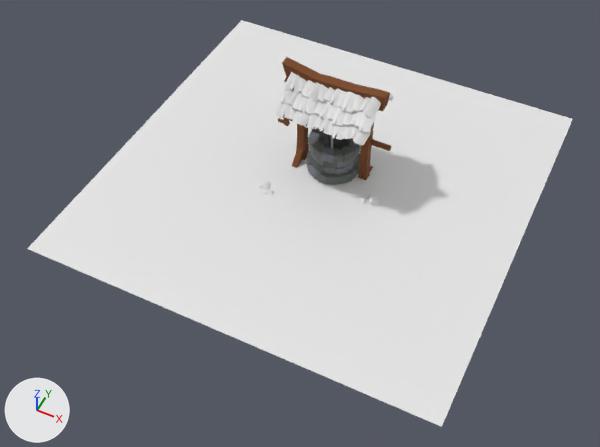
What one commit did to the Blender file Blender/LowPolyWellTutorial.blend.
Both versions are drawn from a 50 mm lens placed at (8.66, -18.89, 20.87), pointed at (0.31, -2.19, -0.01). Every picture has the same lights, and +X, +Y and +Z are marked at lower left. The picture after the commit comes second.
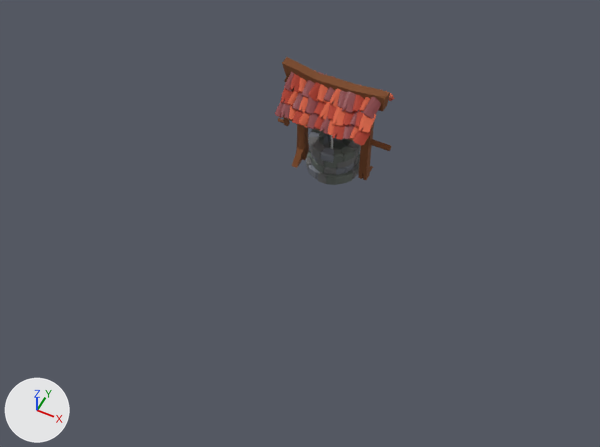
Diff of the bpy script that builds the scene:
```diff
--- a/Blender/LowPolyWellTutorial.blend.py
+++ b/Blender/LowPolyWellTutorial.blend.py
@@ mat_tile3 @@
+mat_tile3 = principled_material('Tile3')
+mat_tile3.base_color = (0.258, 0.0494, 0.0547)  # brown #8b3f42
@@ mat_tile2 @@
+mat_tile2 = principled_material('Tile2')
+mat_tile2.base_color = (0.689, 0.125, 0.0563)  # orange #d86343
+mat_tile2.roughness = 0.824
@@ me_cube_009 @@
 me_cube_009.from_pydata(...)  # 38 vertices, 33 faces; spans x -0.212..0.191, y -0.269..0.272, z -0.042..0.062
+me_cube_009.materials.append(mat_tile3)  # brown #8b3f42
@@ me_cube_011 @@
 me_cube_011.from_pydata(...)  # 38 vertices, 33 faces; spans x -0.205..0.191, y -0.269..0.29, z -0.042..0.062
+me_cube_011.materials.append(mat_tile3)  # brown #8b3f42
@@ me_cube_026 @@
 me_cube_026.from_pydata(...)  # 39 vertices, 34 faces; spans x -0.198..0.2, y -0.269..0.264, z -0.042..0.062
+me_cube_026.materials.append(mat_tile2)  # orange #d86343
@@ me_cube_027 @@
 me_cube_027.from_pydata(...)  # 38 vertices, 33 faces; spans x -0.212..0.191, y -0.269..0.272, z -0.042..0.062
+me_cube_027.materials.append(mat_tile3)  # brown #8b3f42
@@ me_cube_029 @@
 me_cube_029.from_pydata(...)  # 38 vertices, 33 faces; spans x -0.205..0.191, y -0.269..0.29, z -0.042..0.062
+me_cube_029.materials.append(mat_tile3)  # brown #8b3f42
@@ me_cube_040 @@
 me_cube_040.from_pydata(...)  # 34 vertices, 31 faces; spans x -0.196..0.2, y -0.269..0.264, z -0.042..0.062
+me_cube_040.materials.append(mat_tile3)  # brown #8b3f42
@@ me_cube_041 @@
 me_cube_041.from_pydata(...)  # 38 vertices, 33 faces; spans x -0.205..0.191, y -0.269..0.29, z -0.042..0.062
+me_cube_041.materials.append(mat_tile3)  # brown #8b3f42
@@ me_cube_048 @@
 me_cube_048.from_pydata(...)  # 38 vertices, 33 faces; spans x -0.212..0.191, y -0.269..0.272, z -0.042..0.062
+me_cube_048.materials.append(mat_tile2)  # orange #d86343
@@ me_cube_049 @@
 me_cube_049.from_pydata(...)  # 38 vertices, 33 faces; spans x -0.212..0.191, y -0.269..0.272, z -0.042..0.062
+me_cube_049.materials.append(mat_tile2)  # orange #d86343
@@ me_cube_057 @@
 me_cube_057.from_pydata(...)  # 38 vertices, 33 faces; spans x -0.212..0.191, y -0.269..0.272, z -0.042..0.062
+me_cube_057.materials.append(mat_tile2)  # orange #d86343
@@ me_cube_058 @@
 me_cube_058.from_pydata(...)  # 34 vertices, 31 faces; spans x -0.196..0.2, y -0.269..0.264, z -0.042..0.062
+me_cube_058.materials.append(mat_tile3)  # brown #8b3f42
@@ me_cube_059 @@
 me_cube_059.from_pydata(...)  # 38 vertices, 33 faces; spans x -0.205..0.191, y -0.269..0.29, z -0.042..0.062
+me_cube_059.materials.append(mat_tile2)  # orange #d86343
@@ me_cube_063 @@
 me_cube_063.from_pydata(...)  # 39 vertices, 34 faces; spans x -0.198..0.2, y -0.269..0.264, z -0.042..0.062
+me_cube_063.materials.append(mat_tile3)  # brown #8b3f42
@@ me_cube_065 @@
 me_cube_065.from_pydata(...)  # 39 vertices, 34 faces; spans x -0.198..0.2, y -0.269..0.264, z -0.042..0.062
+me_cube_065.materials.append(mat_tile3)  # brown #8b3f42
@@ me_cube_066 @@
 me_cube_066.from_pydata(...)  # 38 vertices, 33 faces; spans x -0.212..0.191, y -0.269..0.272, z -0.042..0.062
+me_cube_066.materials.append(mat_tile3)  # brown #8b3f42
@@ ob_plane @@
 ob_plane.scale = (7.18, 7.18, 7.18)
+ob_plane.hide_set(True)  # its collection is switched off
@@ ob_icosphere @@
 ob_icosphere.scale = (0.236, 0.236, 0.236)
+ob_icosphere.hide_set(True)  # its collection is switched off
@@ ob_icosphere_001 @@
 ob_icosphere_001.scale = (0.236, 0.236, 0.236)
+ob_icosphere_001.hide_set(True)  # its collection is switched off
```

Boxes [x1, y1, x2, y2] around the edits, measured in the pictures (600 x 447 px):
'Plane', hidden: before [27, 20, 573, 427]
'Cube.057', recoloured (white to brown): [363, 89, 381, 119] in both
'Cube.033', recoloured: [358, 91, 393, 133] in both
'Cube.058', recoloured (white to brown): [342, 92, 356, 113] in both
'Cube.045', recoloured (darker): [332, 106, 346, 126] in both
'Cube.038', recoloured: [305, 76, 333, 115] in both
'Cube.051', recoloured: [317, 84, 328, 103] in both
'Cube.050', recoloured: [301, 73, 321, 98] in both
'Cube.049', recoloured: [329, 88, 342, 108] in both
'Cube.037', recoloured: [292, 72, 325, 112] in both
'Cube.025', recoloured: [307, 113, 319, 129] in both
'Cube.029', recoloured: [342, 124, 354, 139] in both
'Cube.026', recoloured: [299, 112, 310, 128] in both
'Cube.027', recoloured: [281, 71, 317, 119] in both
'Cube.023', recoloured: [319, 117, 330, 135] in both
'Cube.055', recoloured: [337, 91, 347, 108] in both
'Icosphere.001', hidden: before [367, 195, 378, 206]
'Icosphere', hidden: before [259, 181, 271, 190]
